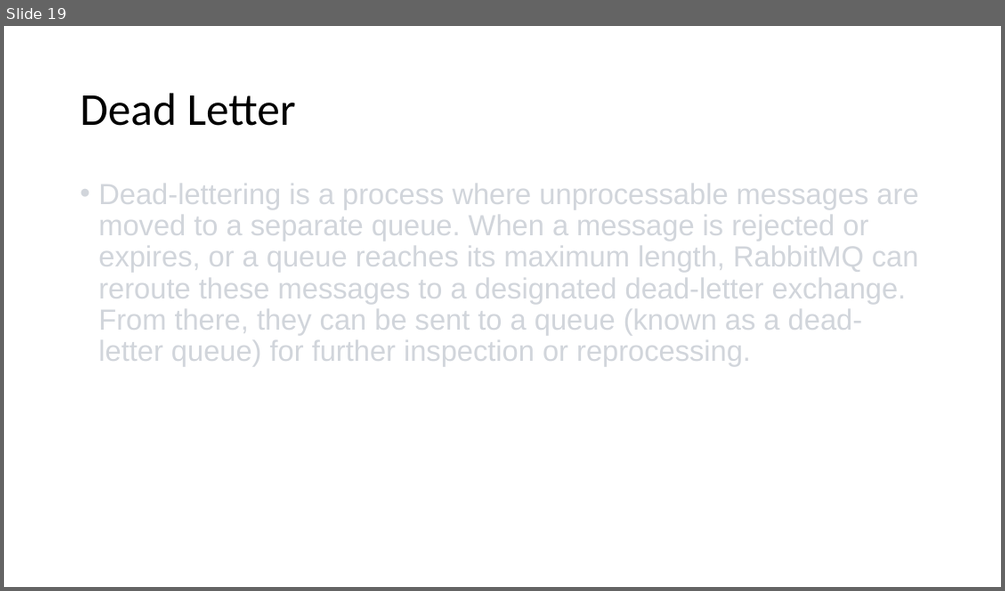
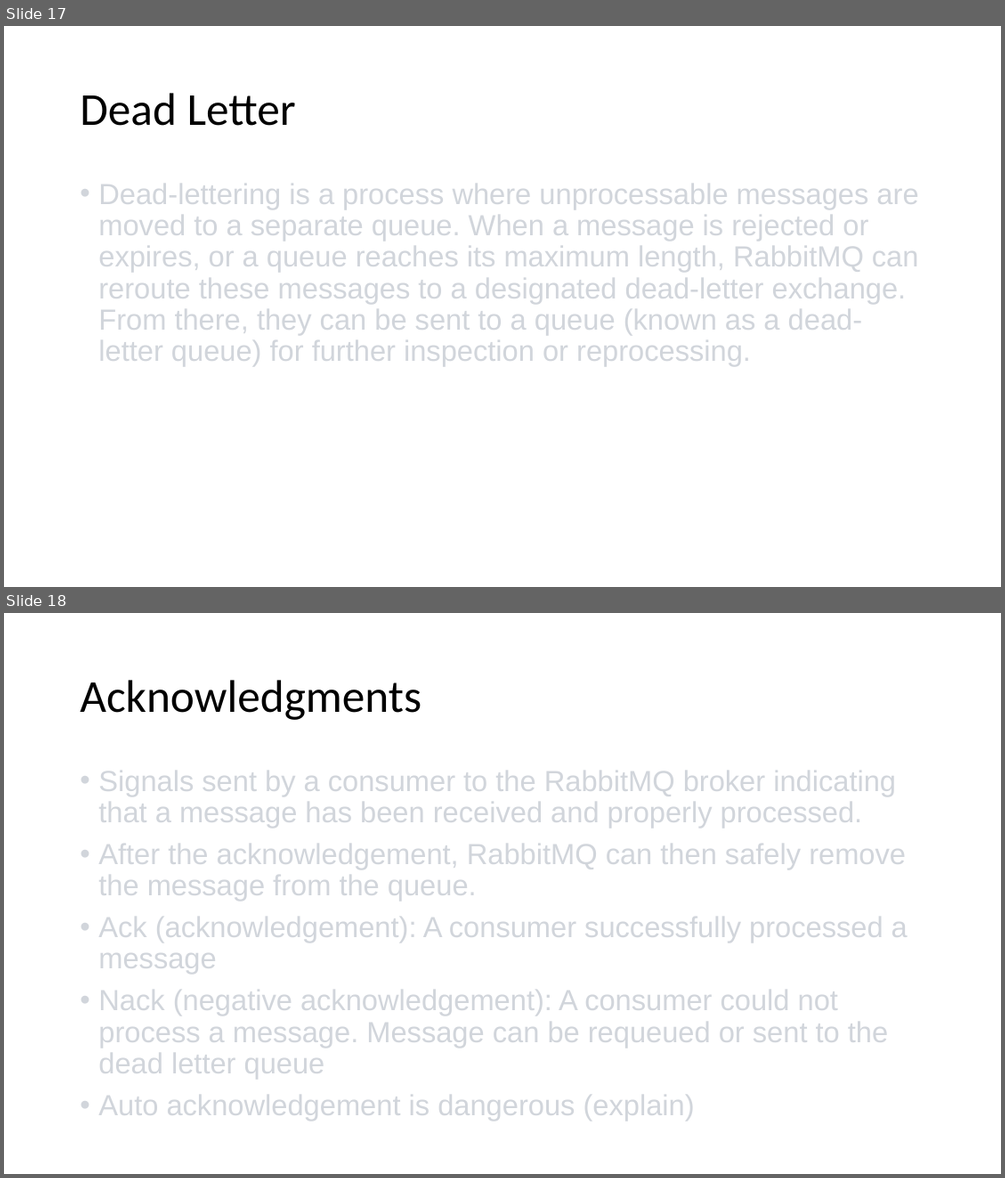
Before and after one commit to roblappcoupa/rabbitmq-presentation, a slide deck: Docs/RabbitMQ.pptx. Shown one above the other, each under a label of ours: slide 19 before the commit, slides 17 and 18 after it. The pictures are 1005x591 and 1005x1178 pixels, drawn with LibreOffice and Linux fonts; fonts in the diff are those of the drawing. Boxes give left, top, right and bottom in pixels: in the first picture for what was removed or moved away, otherwise in the second. Text is boxed around its words. In the diff, an @@ line names an element or a change of style, - is before the commit and + after.

```diff
--- a/Docs/RabbitMQ.pptx
+++ b/Docs/RabbitMQ.pptx
@@ slide 18 added at [4,613,1001,1174], background #FFFFFF @@
@@ title added at [80,680,421,720], 44 pt, text #000000 @@
+Acknowledgments
@@ text added at [98,771,907,1120], 28 pt, text #D1D5DB @@
+• Signals sent by a consumer to the RabbitMQ broker indicating that a message has been received and properly processed.
+• After the acknowledgement, RabbitMQ can then safely remove the message from the queue.
+• Ack (acknowledgement): A consumer successfully processed a message
+• Nack (negative acknowledgement): A consumer could not process a message. Message can be requeued or sent to the dead letter queue
+• Auto acknowledgement is dangerous (explain)
@@ what was slide 19 is now slide 17 @@
```
Also in this commit, not shown: 3 slides changed, 2 other files.
